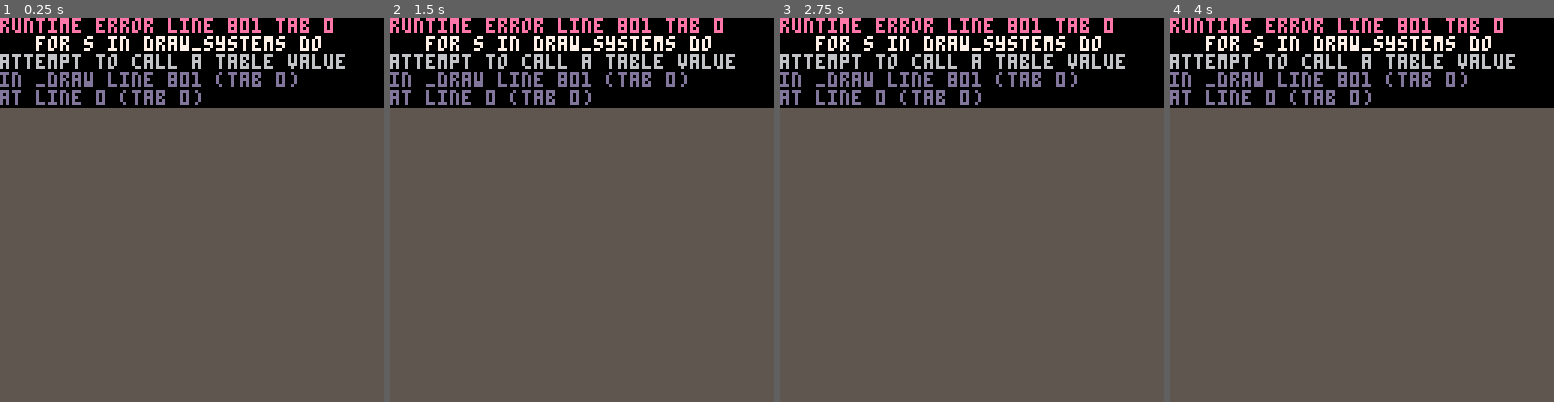
Above: before the commit, frames 1-4 (left to right).
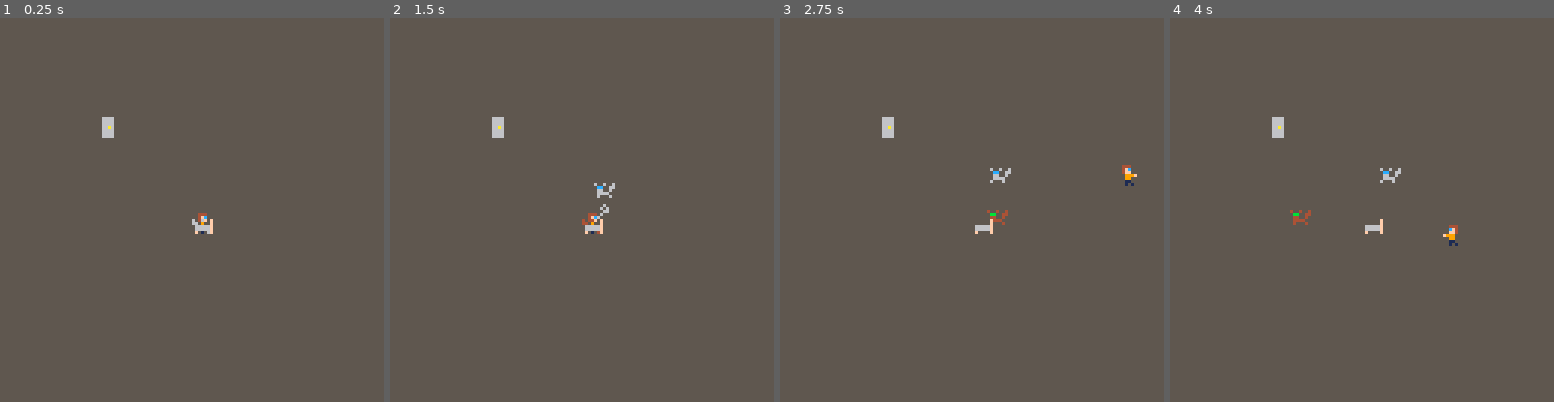
Above: after the commit, the same moments.

Repository: mikemehl/Lure_Squeak
Game: PICO-8 cartridge luresqueak.p8
Two runs of this game, one before a commit and one after it. Both use one fixed random seed, a clock stepped at 60 frames per second and the inputs below.
Inputs:
- Up to frame 1 (0.25 s): no input
- Up to frame 2 (1.5 s): tap X (X key) at 0.33, 1.07 s; tap O (Z key) at 0.7 s
- Up to frame 3 (2.75 s): hold Right 1.6-2.1 s; tap O (Z key) at 1.7, 2.1, 2.5 s; tap X (X key) at 1.85 s; hold Up 2.15-2.42 s; hold Right from 2.47 s (still down)
- Up to frame 4 (4 s): tap O (Z key) at 2.9, 3.3, 3.7 s; tap X (X key) at 2.97 s; release Right at 3.03 s; hold Left 3.08-3.58 s; hold Down 3.63-3.97 s

The runs differ from the first frame. In frame 1, 24% of the frame differs, in the area x 0-100%, y 0-57%; in frame 2, 24%; in frame 3, 24%; in frame 4, 24%, in the area x 0-100%, y 0-60%.
Error before the commit: runtime error line 801 tab 0; for s in draw_systems do; attempt to call a table value

Commit message:
Actually track entities in ecs...fixes broken system function.

Diff:
--- a/basic.lua
+++ b/basic.lua
@@ -57,9 +57,10 @@
    local f = function(eid)
       local pos = ecs.components.position[eid]
       local as = ecs.components.anim_sprite[eid]
-      spr(as.frames[val.curr_frame], pos.x, pos.y, 1, 1, as.flip_x, as.flip_y)
+      spr(as.frames[as.curr_frame], pos.x, pos.y, 1, 1, as.flip_x, as.flip_y)
    end
-   return ecs:system({"anim_sprite", "position"}, f)
+   local r = ecs:system({"anim_sprite", "position"}, f)
+   return r
 end
 
 function anim_spr_update_system()
--- a/ecs.lua
+++ b/ecs.lua
@@ -44,6 +44,7 @@
 function ecs:get_eid()
    local ret_val = self.curr_eid
    self.curr_eid = self.curr_eid + 2
+   add(self.entities, ret_val)
    return ret_val
 end
 
@@ -59,4 +60,5 @@
     ::_skip::
     end
   end
+  return r
 end
--- a/main.lua
+++ b/main.lua
@@ -19,14 +19,15 @@
    mk_toots()
    mk_door()
    mk_bed()
-   add(draw_systems, anim_spr_draw_system())
+   local f = anim_spr_draw_system()
+   add(draw_systems, f)
 end
 
 
 function _draw()
    cls(5)
    --anim_spr_draw_system()
-   for s in draw_systems do
+   for s in all(draw_systems) do
       s()
    end
    dbg:print()
